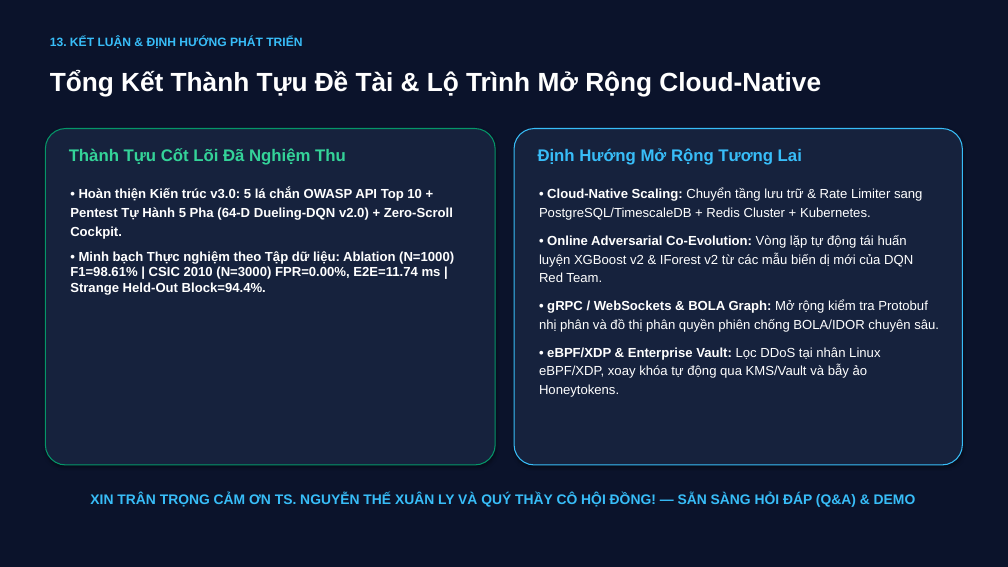
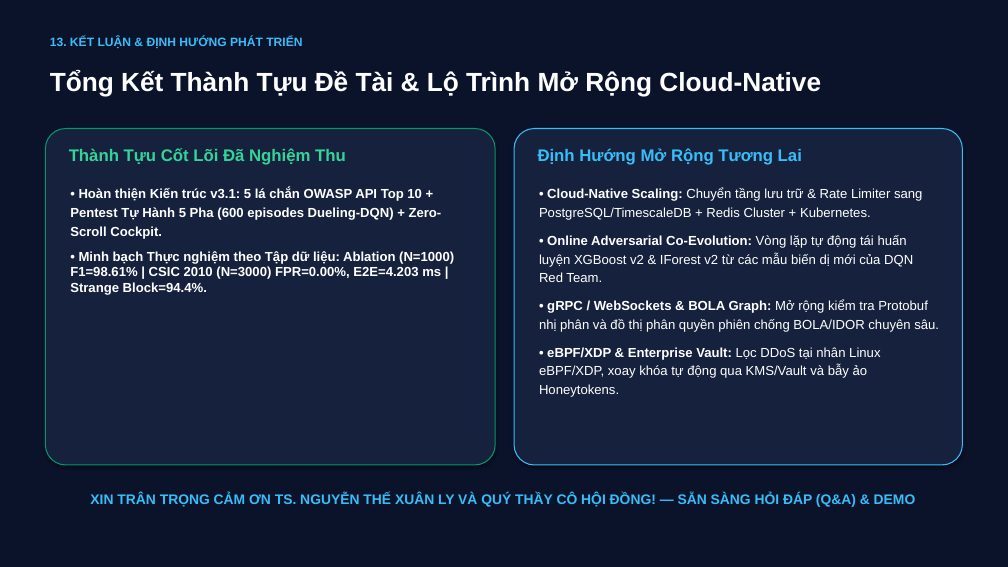
Before and after one commit to vcongggggg/pbl6, a slide deck: slide 14 of docs/reports/PBL6_Academic_Defense_Slides.pptx. Drawn at 1008x567 pixels with LibreOffice and Linux fonts; fonts in the diff are those of the drawing. Boxes give left, top, right and bottom in pixels: in the first picture for what was removed or moved away, otherwise in the second. Text is boxed around its words. In the diff, an @@ line names an element or a change of style, - is before the commit and + after.

```diff
--- a/docs/reports/PBL6_Academic_Defense_Slides.pptx
+++ b/docs/reports/PBL6_Academic_Defense_Slides.pptx
@@ text at [70, 188, 454, 295]: text changed @@
-• Hoàn thiện Kiến trúc v3.0: 5 lá chắn OWASP API Top 10 + Pentest Tự Hành 5 Pha (64-D Dueling-DQN v2.0) + Zero-Scroll Cockpit.
-• Minh bạch Thực nghiệm theo Tập dữ liệu: Ablation (N=1000) F1=98.61% | CSIC 2010 (N=3000) FPR=0.00%, E2E=11.74 ms | Strange Held-Out Block=94.4%.
+• Hoàn thiện Kiến trúc v3.1: 5 lá chắn OWASP API Top 10 + Pentest Tự Hành 5 Pha (600 episodes Dueling-DQN) + Zero-Scroll Cockpit.
+• Minh bạch Thực nghiệm theo Tập dữ liệu: Ablation (N=1000) F1=98.61% | CSIC 2010 (N=3000) FPR=0.00%, E2E=4.203 ms | Strange Block=94.4%.
```
Also in this commit, not shown: 4 other slides changed, 27 other files.
